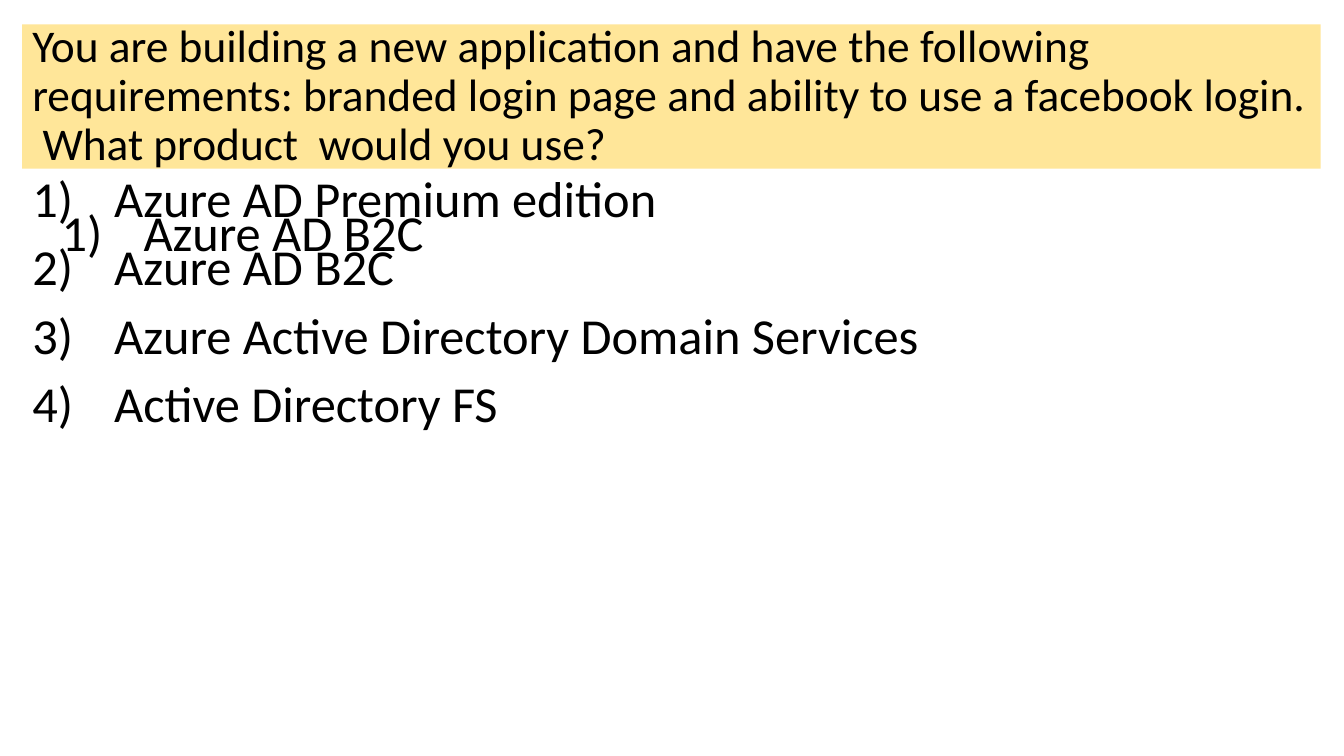
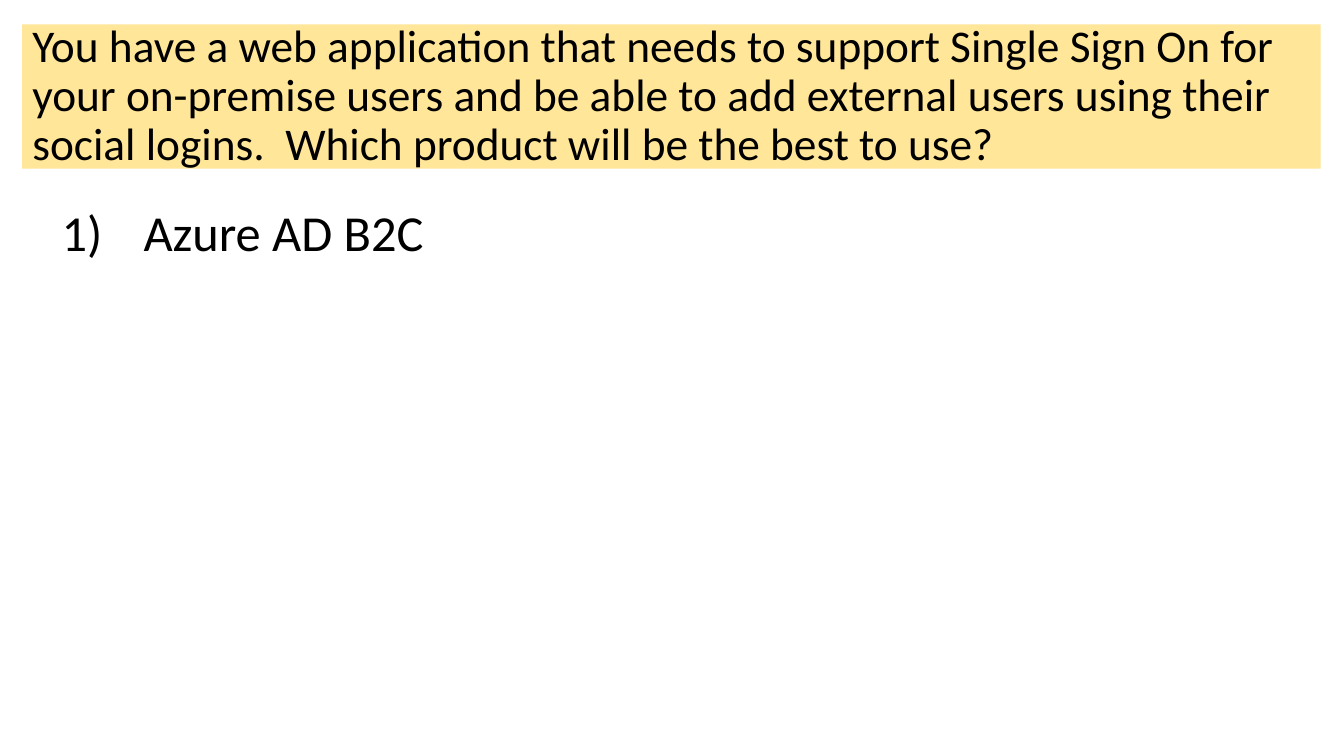
Before and after one commit to dstolts/70-534, a slide deck: slide 36 of Presentations/70-534-Combined-SecuritySlides.pptx (slide 32 before the commit). Drawn at 1344x756 pixels with LibreOffice and Linux fonts; fonts in the diff are those of the drawing. Boxes give left, top, right and bottom in pixels: in the first picture for what was removed or moved away, otherwise in the second. Text is boxed around its words. In the diff, an @@ line names an element or a change of style, - is before the commit and + after.

```diff
--- a/Presentations/70-534-Combined-SecuritySlides.pptx
+++ b/Presentations/70-534-Combined-SecuritySlides.pptx
@@ title at [32, 30, 1273, 171]: text changed @@
-You are building a new application and have the following requirements: branded login page and ability to use a facebook login. What product would you use?
+You have a web application that needs to support Single Sign On for your on-premise users and be able to add external users using their social logins. Which product will be the best to use?
@@ text removed at [114, 182, 918, 430] @@
-1) Azure AD Premium edition
-2) Azure AD B2C
-3) Azure Active Directory Domain Services
-4) Active Directory FS
```
Also in this commit, not shown: 5 other slides changed, 4 slides added.
